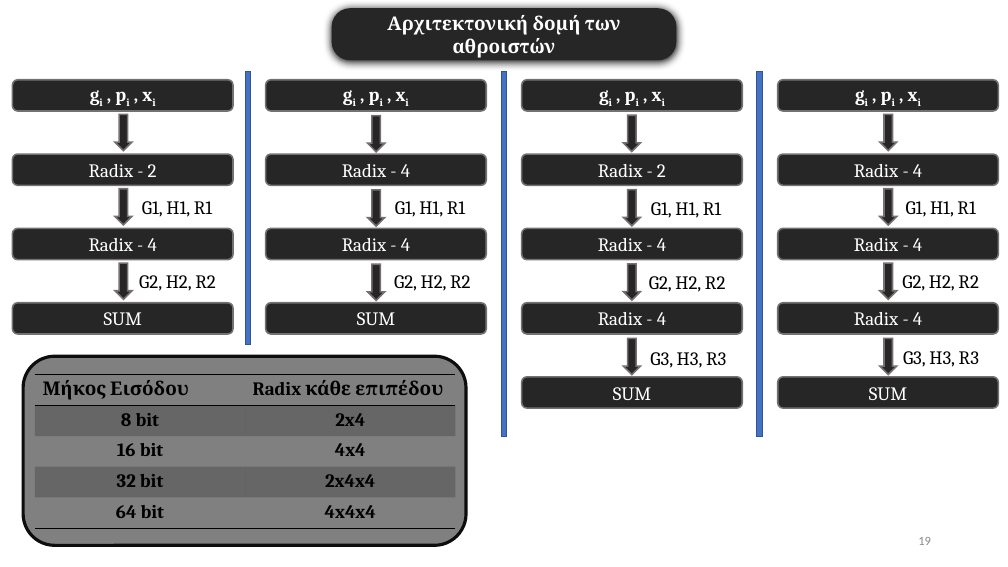
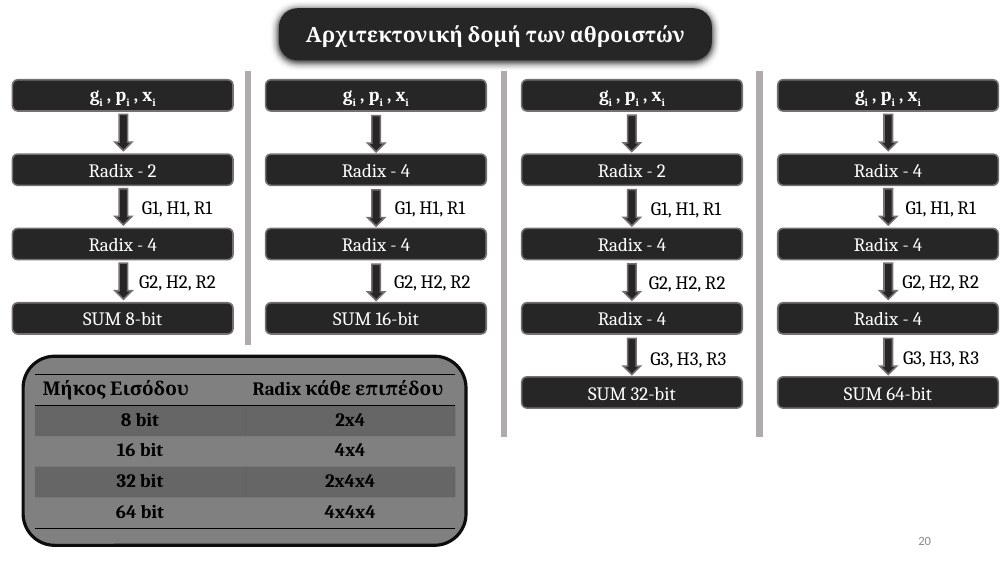
Before and after one commit to vassilas/THESIS_DOC, a slide deck: slide 20 of Presentation/Presentation.pptx (slide 19 before the commit). Drawn at 1008x567 pixels with LibreOffice and Linux fonts; fonts in the diff are those of the drawing. Boxes give left, top, right and bottom in pixels: in the first picture for what was removed or moved away, otherwise in the second. Text is boxed around its words. In the diff, an @@ line names an element or a change of style, - is before the commit and + after.

```diff
--- a/Presentation/Presentation.pptx
+++ b/Presentation/Presentation.pptx
@@ rounded rectangle "Αρχιτεκτονική δομή των αθροιστών": place and size @@
-rounded rectangle "Αρχιτεκτονική δομή των αθροιστών" at <box>332,8,677,60</box>
+rounded rectangle "Αρχιτεκτονική δομή των αθροιστών" at <box>279,8,712,60</box>
@@ rounded rectangle "Αρχιτεκτονική δομή των αθροιστών" at <box>279,8,712,60</box>: size 18 to 20 pt @@
@@ fill #4472C4 to #AFABAB; outline #325491 1 pt to #AFABAB 1 pt in 3 elements at <box>245,71,250,344</box>, <box>501,71,507,437</box>, <box>757,71,763,437</box> @@
@@ text in rounded rectangle at <box>83,312,163,325</box>: text changed @@
-SUM
+SUM 8-bit
@@ text in rounded rectangle at <box>333,312,419,325</box>: text changed @@
-SUM
+SUM 16-bit
@@ text in rounded rectangle at <box>588,387,676,400</box>: text changed @@
-SUM
+SUM 32-bit
@@ text in rounded rectangle at <box>844,387,932,400</box>: text changed @@
-SUM
+SUM 64-bit
@@ page number at <box>918,537,931,545</box>: text changed @@
-19
+20
```
Also in this commit, not shown: 12 other slides changed, 9 slides added, 2 slides removed, 9 other files.
